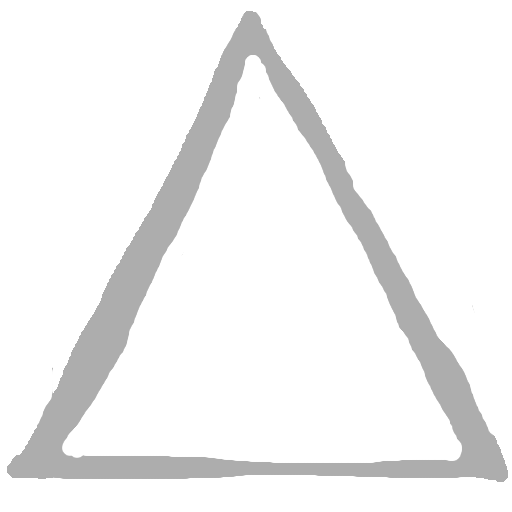
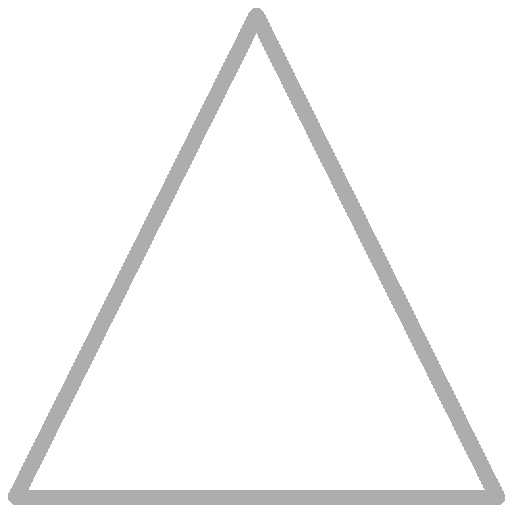
Before/after of a 512 x 512 layered artwork. What changed in the layer stack:
added layer "Layer #3" above "Layer #1" over [left=8, top=8, right=505, bottom=505]
hid "Layer #1" over [left=7, top=11, right=508, bottom=482]
hid "Layer #2" over [left=38, top=40, right=479, bottom=473]
